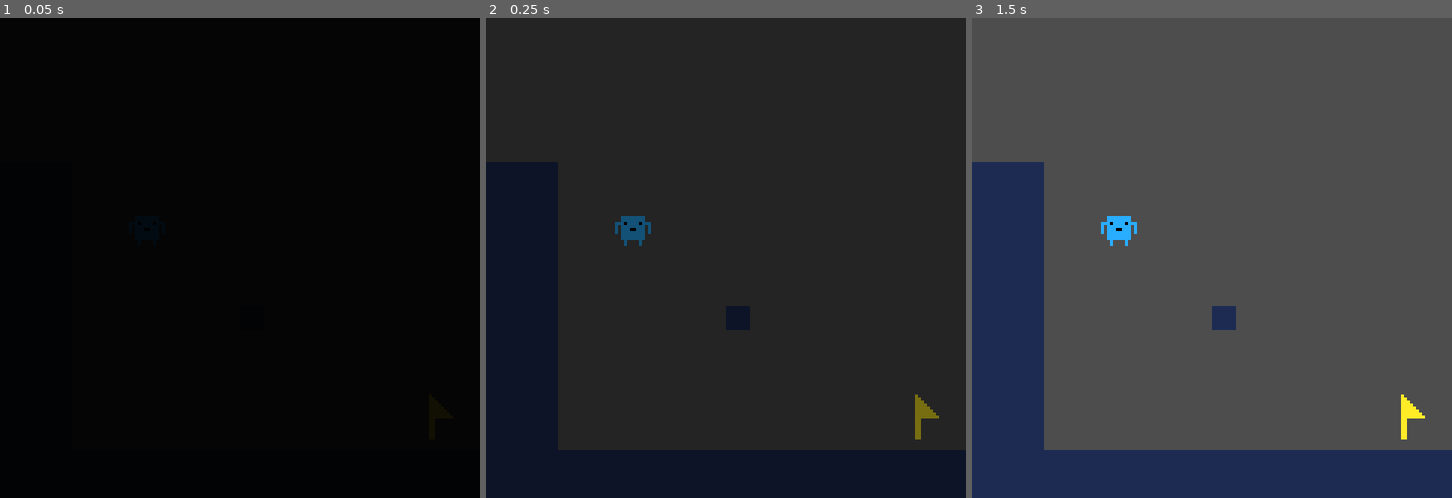
Above: before the commit, frames 1-3 (left to right).
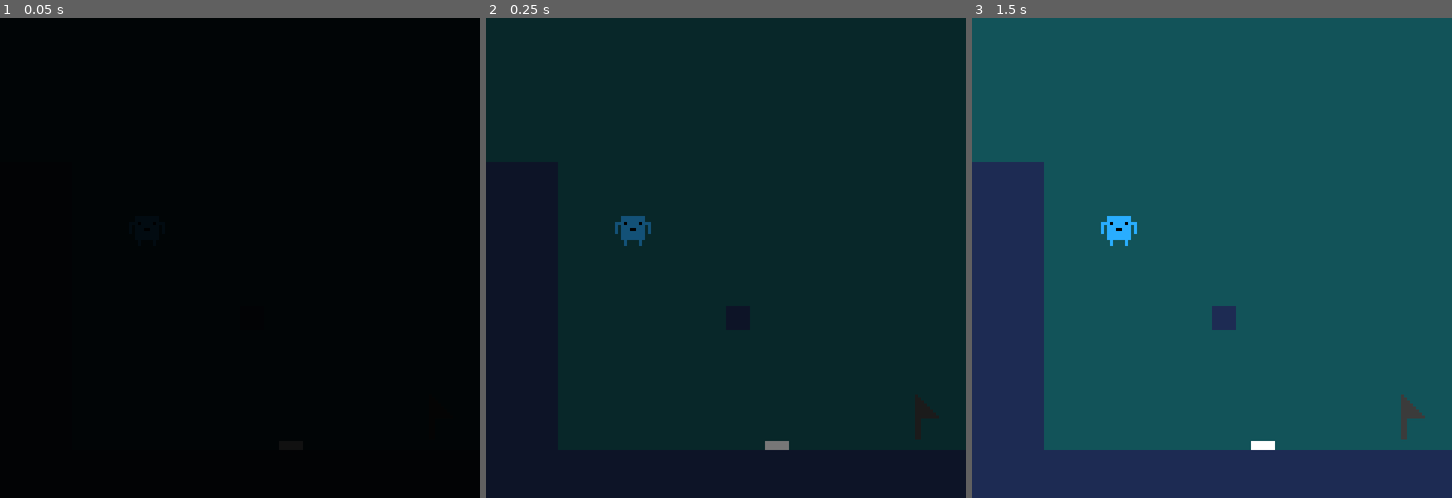
Above: after the commit, the same moments.

Repository: BurrrntToast/ludum-dare-55
Game: Godot game, scene res://scenes/dev stuff/dev_level.tscn
The game is run twice, just before and just after one commit, with the same random seed, the same clock (stepped at 60 frames per second) and the same inputs.
Inputs:
- Up to frame 1 (0.05 s): no input
- Up to frame 2 (0.25 s): no input
- Up to frame 3 (1.5 s): hold D (right) from 0.53 s (still down); tap E (summon) at 0.6, 1.35 s; tap Space (jump) at 0.77 s; tap Enter at 1.25 s

The runs differ from the first frame. In frame 2, 80% of the frame differs, in the area x 0-100%, y 0-90%; in frame 3, 80%.
Error in both runs: Invalid operands 'float' and 'Vector2' in operator '+'. (res://entities/guys/guy.gd:33)

Commit message:
made pressure pads work correctly

Diff:
--- a/godot-project/entities/guys/guy1.tscn
+++ b/godot-project/entities/guys/guy1.tscn
@@ -21,7 +21,7 @@
 position = Vector2(0, 4)
 shape = SubResource("RectangleShape2D_c1mkl")
 
-[node name="Area2D" type="Area2D" parent="." groups=["player"]]
+[node name="Area2D" type="Area2D" parent="." groups=["guy"]]
 
 [node name="CollisionShape2D2" type="CollisionShape2D" parent="Area2D"]
 visible = false
--- a/godot-project/entities/guys/guy2.tscn
+++ b/godot-project/entities/guys/guy2.tscn
@@ -22,7 +22,7 @@
 position = Vector2(0, 3)
 shape = SubResource("RectangleShape2D_c1mkl")
 
-[node name="Area2D" type="Area2D" parent="." groups=["player"]]
+[node name="Area2D" type="Area2D" parent="." groups=["guy"]]
 
 [node name="CollisionShape2D2" type="CollisionShape2D" parent="Area2D"]
 visible = false
--- a/godot-project/entities/guys/guy3.tscn
+++ b/godot-project/entities/guys/guy3.tscn
@@ -22,7 +22,7 @@
 position = Vector2(0, 1.5)
 shape = SubResource("RectangleShape2D_c1mkl")
 
-[node name="Area2D" type="Area2D" parent="." groups=["player"]]
+[node name="Area2D" type="Area2D" parent="." groups=["guy"]]
 
 [node name="CollisionShape2D2" type="CollisionShape2D" parent="Area2D"]
 visible = false
--- a/godot-project/entities/level flag/flag.gd
+++ b/godot-project/entities/level flag/flag.gd
@@ -5,10 +5,11 @@
 @export var plate2_required : bool = false
 @export var plate3_required : bool = false
 
+@onready var flag_sprite = $FlagSprite
+
 @onready var plate1 = $Plate1
 @onready var plate2 = $Plate2
 @onready var plate3 = $Plate3
-
 @onready var plate1_collision = $Plate1/Plate1Collision
 @onready var plate2_collision = $Plate2/Plate2Collision
 @onready var plate3_collision = $Plate3/Plate3Collision
@@ -40,17 +41,22 @@
 func should_flag_be_active():
 	if plate1_active and plate2_active and plate3_active:
 		flag_active = true
+		flag_sprite.self_modulate = "ffec27"
+	else:
+		flag_active = false
+		flag_sprite.self_modulate = "3b3b3b"
 
-func _on_area_2d_area_entered(_area):
-	TransitionManager.transition_to_scene(target_scene)
+func _on_area_2d_area_entered(area):
+	if area.is_in_group("guy") and flag_active:
+		TransitionManager.transition_to_scene(target_scene)
 
 func _on_plate_1_area_entered(_area):
+	plate1_active = true
 	should_flag_be_active()
-	plate1_active = true
 
 func _on_plate_1_area_exited(_area):
+	plate1_active = false
 	should_flag_be_active()
-	plate1_active = false
 
 func _on_plate_2_area_entered(_area):
 	should_flag_be_active()
--- a/godot-project/entities/level flag/flag.tscn
+++ b/godot-project/entities/level flag/flag.tscn
@@ -20,7 +20,6 @@
 script = ExtResource("1_viiou")
 
 [node name="FlagSprite" type="Sprite2D" parent="."]
-self_modulate = Color(1, 0.92549, 0.152941, 1)
 texture = ExtResource("1_67hj0")
 
 [node name="Area2D" type="Area2D" parent="." groups=["flag"]]
@@ -39,6 +38,7 @@
 shape = SubResource("RectangleShape2D_djxba")
 
 [node name="Plate2" type="Area2D" parent="."]
+visible = false
 
 [node name="Plate2Sprite" type="Sprite2D" parent="Plate2"]
 texture = ExtResource("3_qjcxb")
@@ -49,6 +49,7 @@
 shape = SubResource("RectangleShape2D_h0vp5")
 
 [node name="Plate3" type="Area2D" parent="."]
+visible = false
 
 [node name="Plate3Sprite" type="Sprite2D" parent="Plate3"]
 texture = ExtResource("3_qjcxb")
--- a/godot-project/entities/static player/static_player.gd
+++ b/godot-project/entities/static player/static_player.gd
@@ -9,6 +9,7 @@
 @onready var guy_collision_position_array = [Vector2(0, 4), Vector2(0, 3), Vector2(0, 1.5)]
 @onready var sprite = $Sprite
 @onready var collision_shape = $CollisionShape2D
+@onready var area_collision_shape = $Area2D/CollisionShape2D2
 
 func setup(guy_num, col):
 	set_collision_size(guy_num)
@@ -18,9 +19,11 @@
 
 func set_collision_size(guy_num):
 	collision_shape.shape.size = guy_collision_size_array[guy_num]
+	area_collision_shape.shape.size = guy_collision_size_array[guy_num]
 
 func set_collision_shape(guy_num):
 	collision_shape.position = guy_collision_position_array[guy_num]
+	area_collision_shape.position = guy_collision_position_array[guy_num]
 
 func set_sprite(guy_num):
 	sprite.texture = guy_sprite_array[guy_num]
--- a/godot-project/entities/static player/static_player.tscn
+++ b/godot-project/entities/static player/static_player.tscn
@@ -17,7 +17,7 @@
 [node name="CollisionShape2D" type="CollisionShape2D" parent="."]
 shape = SubResource("RectangleShape2D_c1mkl")
 
-[node name="Area2D" type="Area2D" parent="." groups=["player"]]
+[node name="Area2D" type="Area2D" parent="." groups=["guy"]]
 
 [node name="CollisionShape2D2" type="CollisionShape2D" parent="Area2D"]
 position = Vector2(4, 8)
--- a/godot-project/scenes/background/background.tscn
+++ b/godot-project/scenes/background/background.tscn
@@ -1,3 +1,8 @@
 [gd_scene format=3 uid="uid://bv4b4w17u8whi"]
 
 [node name="Background" type="Node2D"]
+
+[node name="ColorRect" type="ColorRect" parent="."]
+offset_right = 160.0
+offset_bottom = 160.0
+color = Color(0.0705882, 0.32549, 0.34902, 1)
--- a/godot-project/scenes/dev stuff/dev_level.tscn
+++ b/godot-project/scenes/dev stuff/dev_level.tscn
@@ -1,10 +1,12 @@
-[gd_scene load_steps=8 format=3 uid="uid://28286us3jo6x"]
+[gd_scene load_steps=14 format=3 uid="uid://28286us3jo6x"]
 
 [ext_resource type="Texture2D" uid="uid://lnasehkylpjn" path="res://resources/textures/8x8.png" id="1_4ph17"]
 [ext_resource type="Script" path="res://scenes/dev stuff/dev_level.gd" id="1_ywec5"]
 [ext_resource type="PackedScene" uid="uid://bv4b4w17u8whi" path="res://scenes/background/background.tscn" id="2_wlnd0"]
 [ext_resource type="Texture2D" uid="uid://cx8sxnorr4vd8" path="res://resources/textures/spawn_arrow.png" id="3_5ejix"]
-[ext_resource type="PackedScene" uid="uid://cyd5t8xs3rsh6" path="res://entities/level flag/flag.tscn" id="5_irt18"]
+[ext_resource type="Script" path="res://entities/level flag/flag.gd" id="5_3ru55"]
+[ext_resource type="Texture2D" uid="uid://cm74mfjam5tcf" path="res://resources/textures/flag.png" id="6_e3wck"]
+[ext_resource type="Texture2D" uid="uid://dqegt8np8yatp" path="res://resources/textures/plate-up.png" id="7_eyv6w"]
 
 [sub_resource type="TileSetAtlasSource" id="TileSetAtlasSource_n408k"]
 texture = ExtResource("1_4ph17")
@@ -18,6 +20,18 @@
 tile_size = Vector2i(8, 8)
 physics_layer_0/collision_layer = 1
 sources/0 = SubResource("TileSetAtlasSource_n408k")
+
+[sub_resource type="RectangleShape2D" id="RectangleShape2D_rhlni"]
+size = Vector2(10, 16)
+
+[sub_resource type="RectangleShape2D" id="RectangleShape2D_djxba"]
+size = Vector2(8, 3)
+
+[sub_resource type="RectangleShape2D" id="RectangleShape2D_h0vp5"]
+size = Vector2(8, 3)
+
+[sub_resource type="RectangleShape2D" id="RectangleShape2D_imw55"]
+size = Vector2(8, 3)
 
 [node name="DevLevel" type="Node2D"]
 script = ExtResource("1_ywec5")
@@ -43,6 +57,56 @@
 format = 2
 layer_0/tile_data = PackedInt32Array(1245203, 0, 0, 1179667, 0, 0, 1179666, 0, 0, 1179665, 0, 0, 1179664, 0, 0, 1179663 …(1041 unchanged characters)…
 
-[node name="Flag" parent="." instance=ExtResource("5_irt18")]
+[node name="Flag" type="Node2D" parent="."]
 position = Vector2(147, 133)
+script = ExtResource("5_3ru55")
 target_scene = "res://scenes/dev stuff/dev_level2.tscn"
+plate1_required = true
+
+[node name="FlagSprite" type="Sprite2D" parent="Flag"]
+self_modulate = Color(1, 0.92549, 0.152941, 1)
+texture = ExtResource("6_e3wck")
+
+[node name="Area2D" type="Area2D" parent="Flag" groups=["flag"]]
+
+[node name="CollisionShape2D" type="CollisionShape2D" parent="Flag/Area2D"]
+shape = SubResource("RectangleShape2D_rhlni")
+
+[node name="Plate1" type="Area2D" parent="Flag"]
+position = Vector2(-50, 7)
+
+[node name="Plate1Sprite" type="Sprite2D" parent="Flag/Plate1"]
+texture = ExtResource("7_eyv6w")
+
+[node name="Plate1Collision" type="CollisionShape2D" parent="Flag/Plate1"]
+visible = false
+position = Vector2(0, 2.5)
+shape = SubResource("RectangleShape2D_djxba")
+
+[node name="Plate2" type="Area2D" parent="Flag"]
+
+[node name="Plate2Sprite" type="Sprite2D" parent="Flag/Plate2"]
+texture = ExtResource("7_eyv6w")
+
+[node name="Plate2Collision" type="CollisionShape2D" parent="Flag/Plate2"]
+visible = false
+position = Vector2(0, 2.5)
+shape = SubResource("RectangleShape2D_h0vp5")
+
+[node name="Plate3" type="Area2D" parent="Flag"]
+
+[node name="Plate3Sprite" type="Sprite2D" parent="Flag/Plate3"]
+texture = ExtResource("7_eyv6w")
+
+[node name="Plate3Collision" type="CollisionShape2D" parent="Flag/Plate3"]
+visible = false
+position = Vector2(0, 2.5)
+shape = SubResource("RectangleShape2D_imw55")
+
+[connection signal="area_entered" from="Flag/Area2D" to="Flag" method="_on_area_2d_area_entered"]
+[connection signal="area_entered" from="Flag/Plate1" to="Flag" method="_on_plate_1_area_entered"]
+[connection signal="area_exited" from="Flag/Plate1" to="Flag" method="_on_plate_1_area_exited"]
+[connection signal="area_entered" from="Flag/Plate2" to="Flag" method="_on_plate_2_area_entered"]
+[connection signal="area_exited" from="Flag/Plate2" to="Flag" method="_on_plate_2_area_exited"]
+[connection signal="area_entered" from="Flag/Plate3" to="Flag" method="_on_plate_3_area_entered"]
+[connection signal="area_exited" from="Flag/Plate3" to="Flag" method="_on_plate_3_area_exited"]
